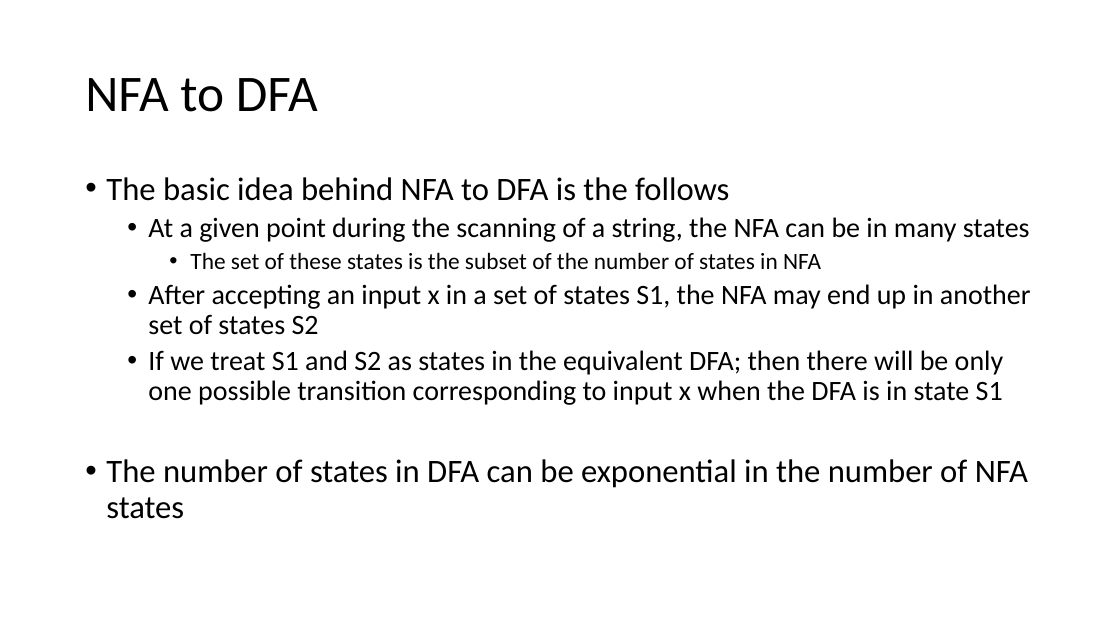
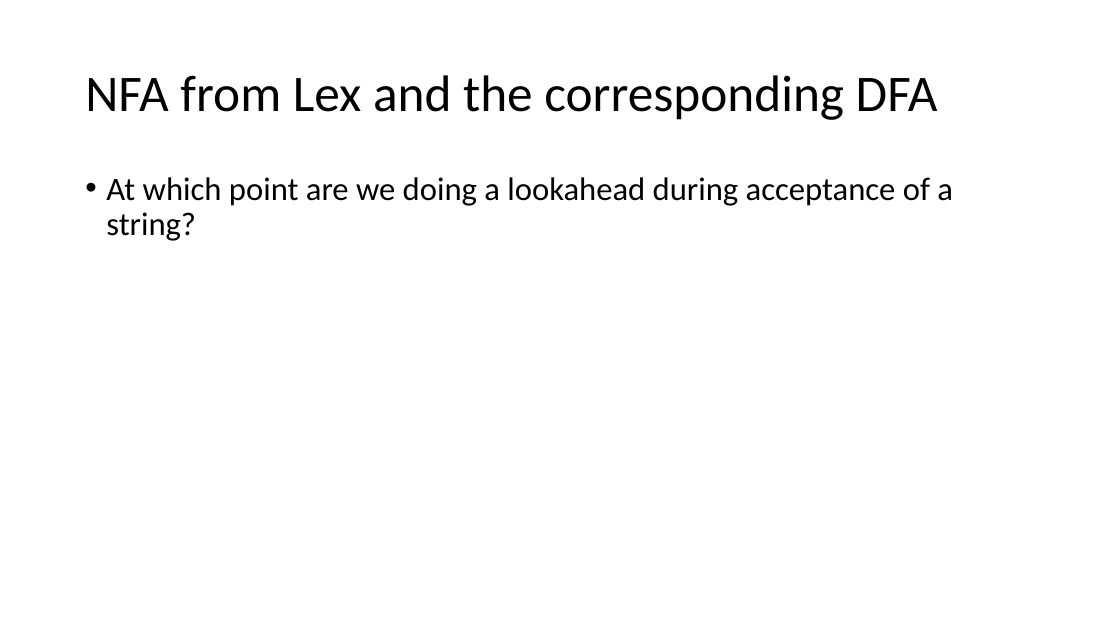
Before and after one commit to piyus/piyus.github.io, a slide deck: slide 51 of CMP/slides/Lecture-17.pptx (slide 21 before the commit). Drawn at 1120x630 pixels with LibreOffice and Linux fonts; fonts in the diff are those of the drawing. Boxes give left, top, right and bottom in pixels: in the first picture for what was removed or moved away, otherwise in the second. Text is boxed around its words. In the diff, an @@ line names an element or a change of style, - is before the commit and + after.

Commit message:
updated lectures

```diff
--- a/CMP/slides/Lecture-17.pptx
+++ b/CMP/slides/Lecture-17.pptx
@@ title at <box>85,75,938,120</box>: text changed @@
-NFA to DFA
+NFA from Lex and the corresponding DFA
@@ text at <box>106,177,953,241</box>: text changed; size 24 to 28 pt @@
-• The basic idea behind NFA to DFA is the follows
-  • At a given point during the scanning of a string, the NFA can be in many states
-    • The set of these states is the subset of the number of states in NFA
-  • After accepting an input x in a set of states S1, the NFA may end up in another set of states S2
-  • If we treat S1 and S2 as states in the equivalent DFA; then there will be only one possible transition corresponding to input x when the DFA is in state S1
-• The number of states in DFA can be exponential in the number of NFA states
+• At which point are we doing a lookahead during acceptance of a string?
```
Also in this commit, not shown: 15 other slides changed, 18 slides added, 31 slides removed, 27 other files.
